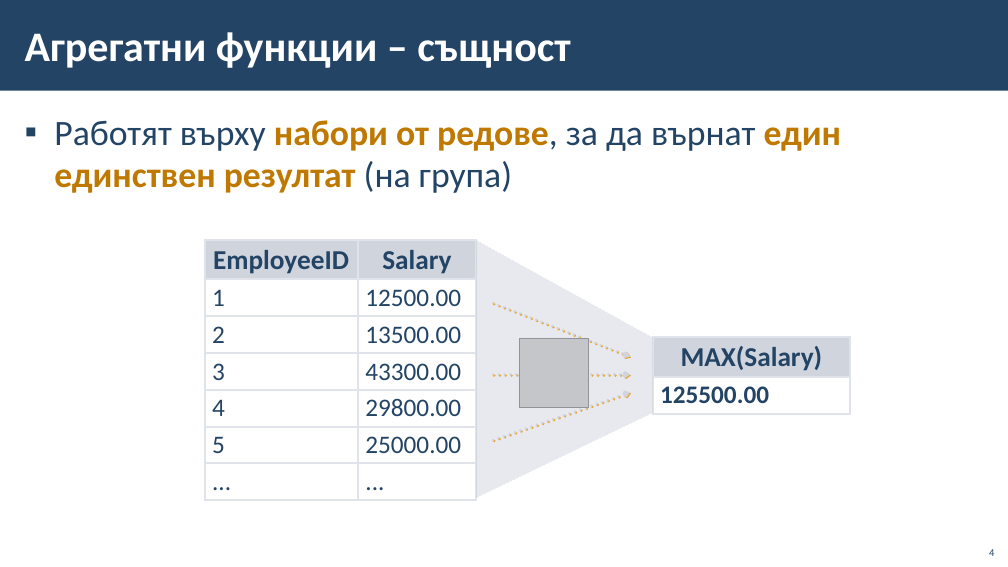
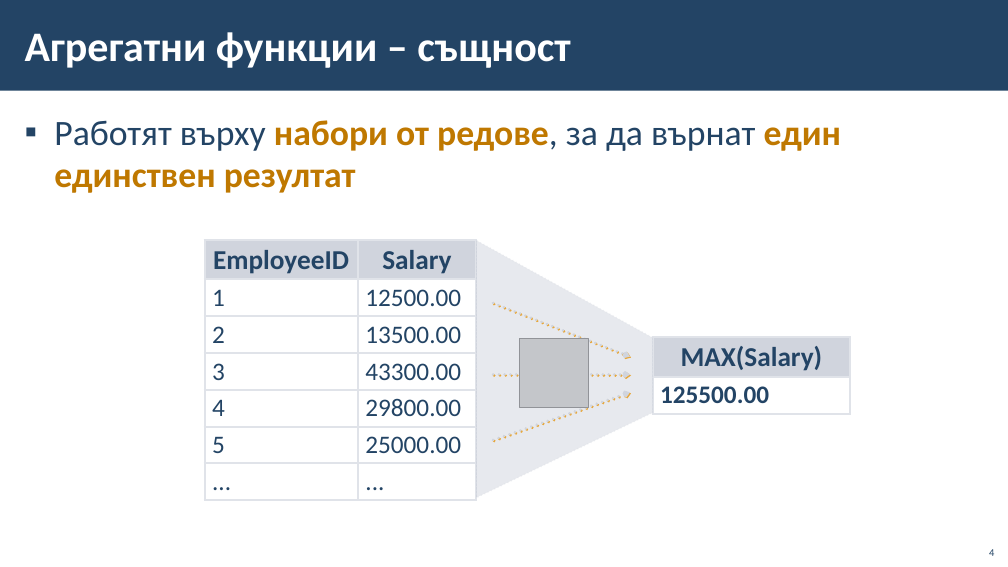
Before and after one commit to BG-IT-Edu/School-Programming, a slide deck: slide 4 of Courses/Software-Sciences/Module-3-Databases-New/11-Group-and-Aggregate-Functions/11-Group-and-Aggregate-Functions.pptx. Drawn at 1008x567 pixels with LibreOffice and Linux fonts; fonts in the diff are those of the drawing; grey boxes stand for pictures; background and template pictures are left out. Boxes give left, top, right and bottom in pixels: in the first picture for what was removed or moved away, otherwise in the second. Text is boxed around its words. In the diff, an @@ line names an element or a change of style, - is before the commit and + after.

```diff
--- a/Courses/Software-Sciences/Module-3-Databases-New/11-Group-and-Aggregate-Functions/11-Group-and-Aggregate-Functions.pptx
+++ b/Courses/Software-Sciences/Module-3-Databases-New/11-Group-and-Aggregate-Functions/11-Group-and-Aggregate-Functions.pptx
@@ text at [54, 120, 841, 193]: text changed @@
-▪ Работят върху набори от редове, за да върнат един единствен резултат (на група)
+▪ Работят върху набори от редове, за да върнат един единствен резултат
```
Also in this commit, not shown: 5 other slides changed, 2 other files.
